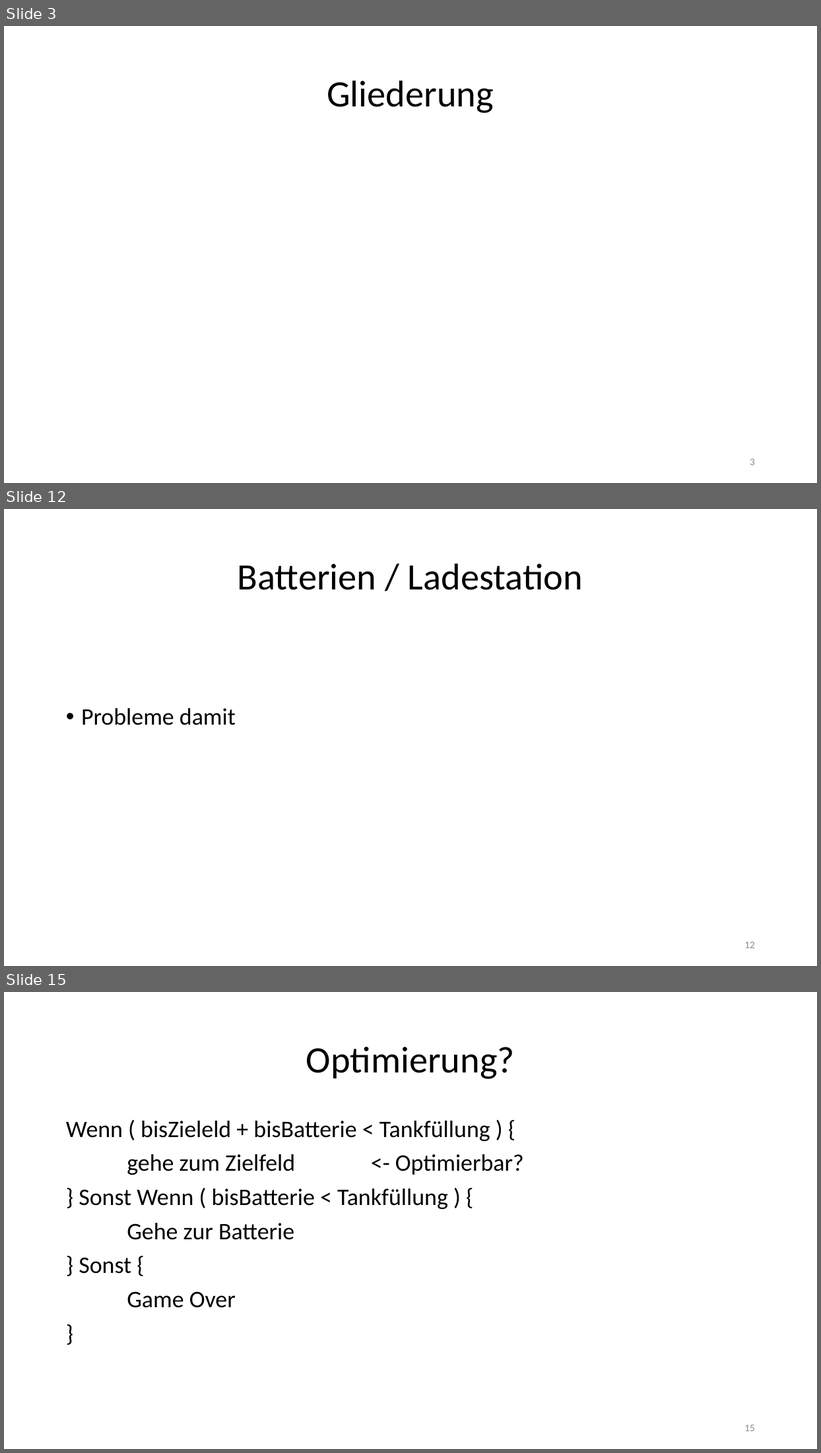
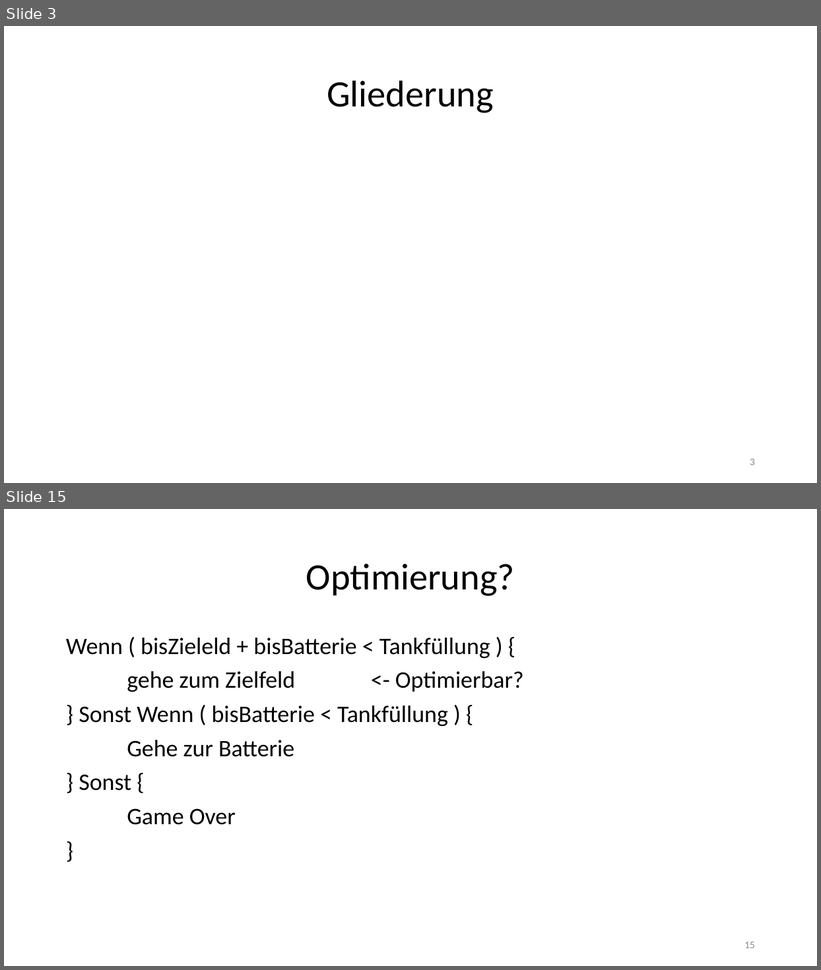
Before and after one commit to jhbruhn/fmes, a slide deck: Dokumentation/Roboter.pptx. Shown one above the other, each under a label of ours: slides 3, 12 and 15 before the commit, slides 3 and 15 after it; the slides between them are not shown. The pictures are 821x1453 and 821x970 pixels, drawn with LibreOffice and Linux fonts; fonts in the diff are those of the drawing. Boxes give left, top, right and bottom in pixels: in the first picture for what was removed or moved away, otherwise in the second. Text is boxed around its words. In the diff, an @@ line names an element or a change of style, - is before the commit and + after.

```diff
--- a/Dokumentation/Roboter.pptx
+++ b/Dokumentation/Roboter.pptx
@@ slide 12 removed at bbox=[4, 509, 817, 966], background #FFFFFF @@
@@ title removed at bbox=[238, 563, 583, 590] @@
-Batterien / Ladestation
@@ text removed at bbox=[81, 708, 236, 725] @@
-• Probleme damit
@@ page number removed at bbox=[745, 942, 755, 949] @@
-12
```
Also in this commit, not shown: 5 slides changed, 7 slides added, 6 other slides removed, 9 other files.
